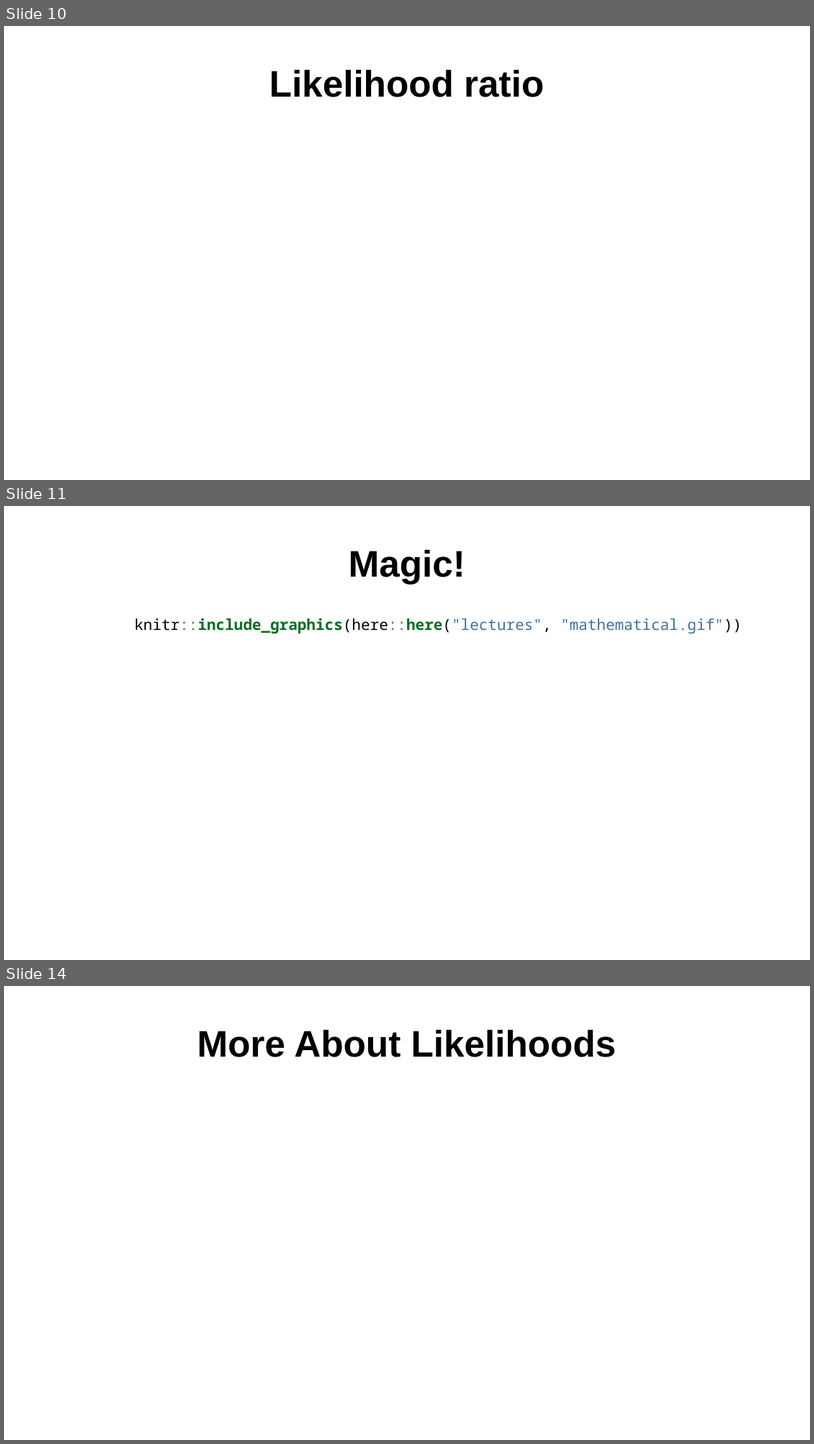
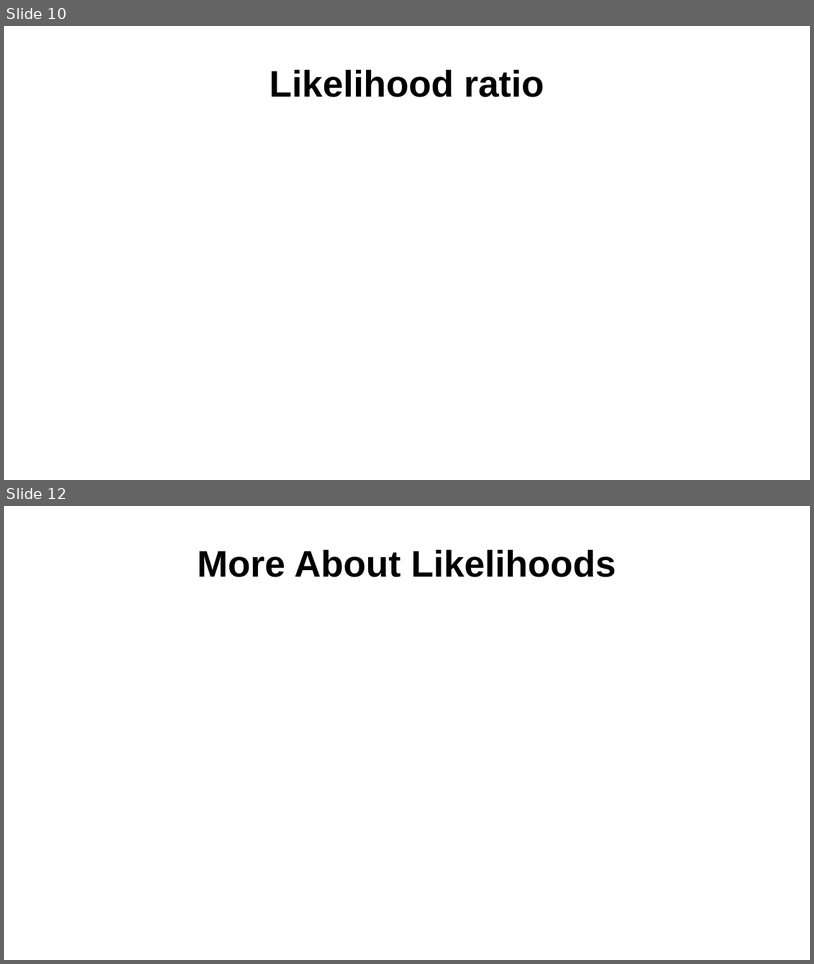
Before and after one commit to Aariq/ecological-stats, a slide deck: lectures/2-likelihood-slide-rev.pptx. Shown one above the other, each under a label of ours: slides 10, 11 and 14 before the commit, slides 10 and 12 after it; the slides between them are not shown. The pictures are 814x1444 and 814x964 pixels, drawn with LibreOffice and Linux fonts; fonts in the diff are those of the drawing; grey boxes stand for pictures. Boxes give left, top, right and bottom in pixels: in the first picture for what was removed or moved away, otherwise in the second. Text is boxed around its words. In the diff, an @@ line names an element or a change of style, - is before the commit and + after.

```diff
--- a/lectures/2-likelihood-slide-rev.pptx
+++ b/lectures/2-likelihood-slide-rev.pptx
@@ slide 11 removed at (4,506,810,960), background #FFFFFF @@
@@ title removed at (349,549,466,584) @@
-Magic!
@@ text removed at (134,618,742,633) @@
-knitr::include_graphics(here::here("lectures", "mathematical.gif"))
@@ what was slide 14 is now slide 12 @@
```
Also in this commit, not shown: 5 slides changed, 3 slides added, 4 other slides removed, 4 other files.
